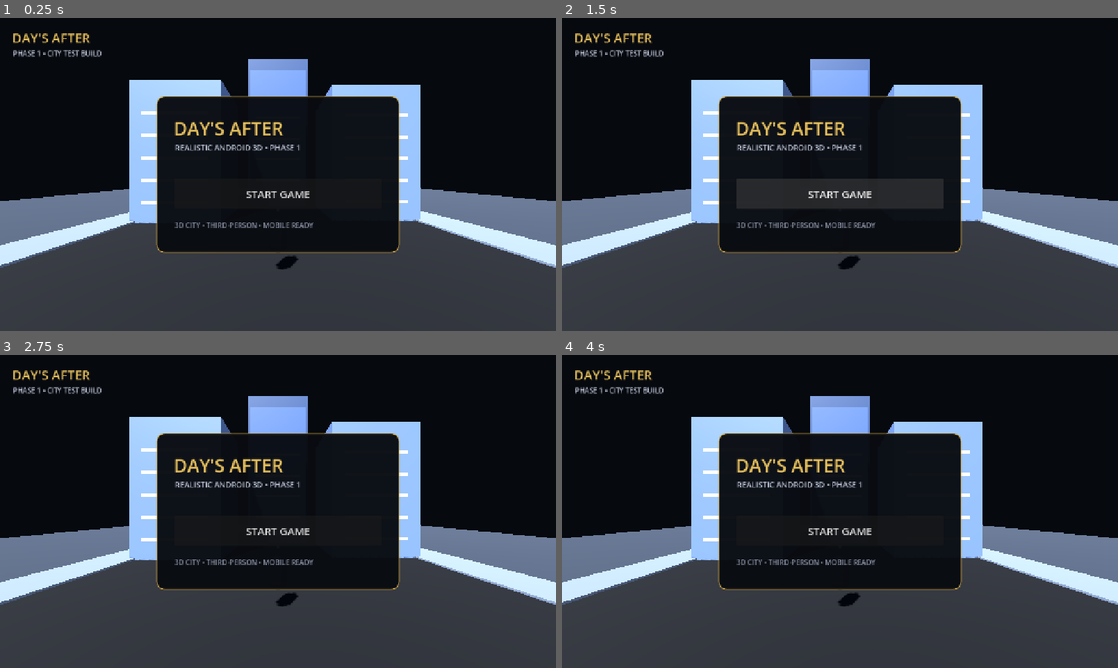
Above: before the commit, frames 1-4 (two rows, left to right).
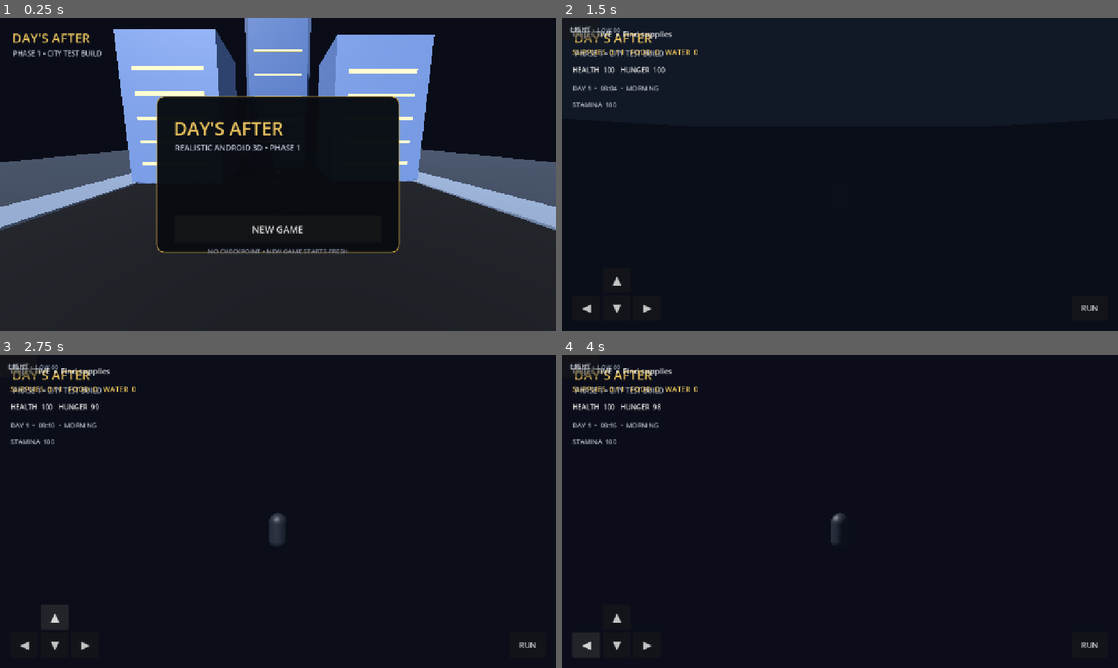
Above: after the commit, the same moments.

Repository: birdsin/Obitrend-Days-After-Godot
Game: Godot game, scene res://scenes/main.tscn
The game is run twice, just before and just after one commit, with the same random seed, the same clock (stepped at 60 frames per second) and the same inputs.
Inputs (mouse positions are in pixels of both pictures, inside the frame that each line leads up to):
- Up to frame 1 (0.25 s): no input
- Up to frame 2 (1.5 s): click "START GAME" (after the commit: "NEW GAME") at 0.5 s; click (840, 193) at 1.25 s, where only the run before the commit has a clickable "START GAME"
- Up to frame 3 (2.75 s): click (55, 617) at 2 s, where only the run after the commit has a clickable "▲"
- Up to frame 4 (4 s): click (617, 646) at 2.75 s, where only the run after the commit has a clickable "▼"; click (584, 646) at 3.5 s, where only the run after the commit has a clickable "◀"

The runs differ from the first frame. In frame 1, 39% of the frame differs, in the area x 0-100%, y 0-99%; in frame 2, 47%, in the area x 0-100%, y 2-100%; in frame 3, 44%; in frame 4, 44%.
Error before the commit: Parse Error: Cannot infer the type of "sprinting" variable because the value doesn't have a set type. (res://scripts/main.gd:533)

Commit message:
Fix Godot 4.7 type inference errors

Diff:
--- a/scripts/main.gd
+++ b/scripts/main.gd
@@ -530,7 +530,7 @@
     $HUD.add_child(stamina_label)
 
 func _update_stamina(delta: float) -> void:
-    var sprinting := player.is_sprinting
+    var sprinting: bool = player.is_sprinting
     if sprinting and stamina > 0.0:
         stamina = maxf(0.0, stamina - delta * 28.0)
     else:
@@ -555,7 +555,7 @@
 
 func _update_world_lighting() -> void:
     var sun := get_node_or_null("Sun") as DirectionalLight3D
-    var environment := $WorldEnvironment.environment
+    var environment: Environment = $WorldEnvironment.environment
     var cycle := fmod(world_time, 24.0)
     var daylight := 0.0
     if cycle >= 6.0 and cycle < 18.0:
